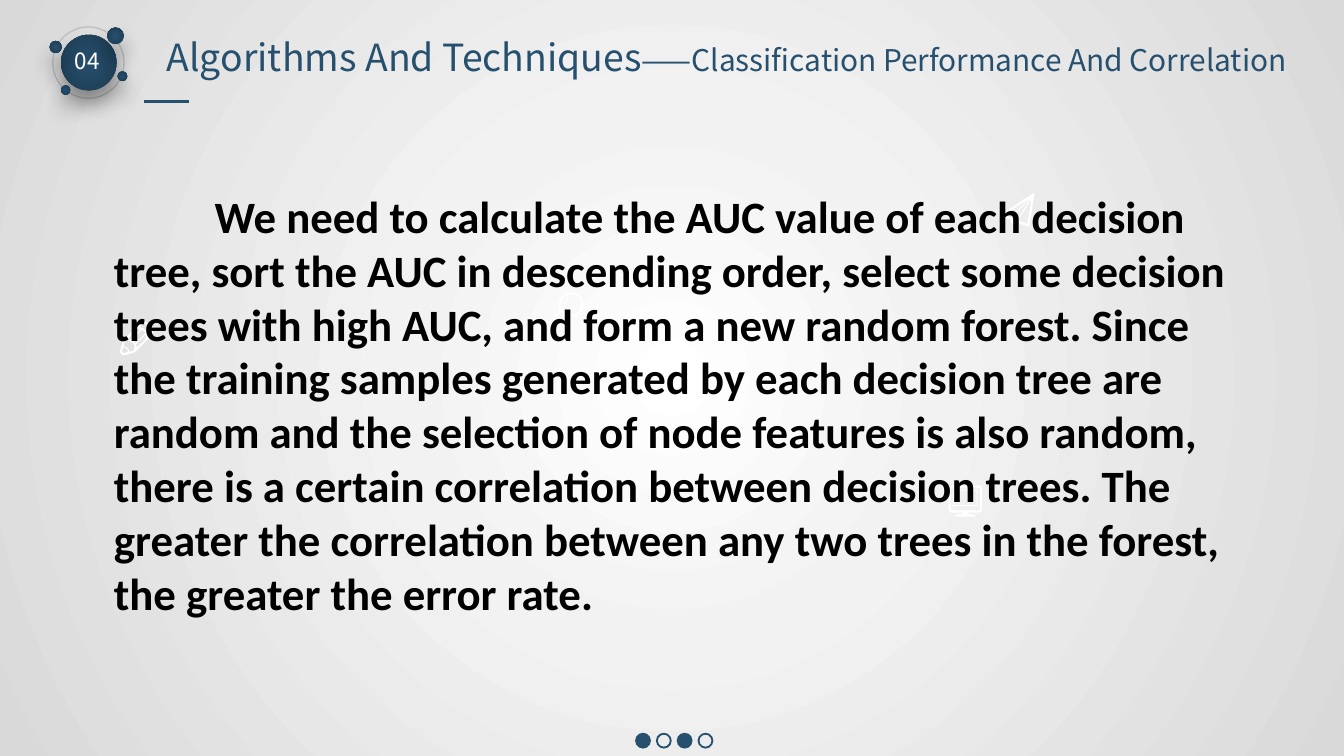
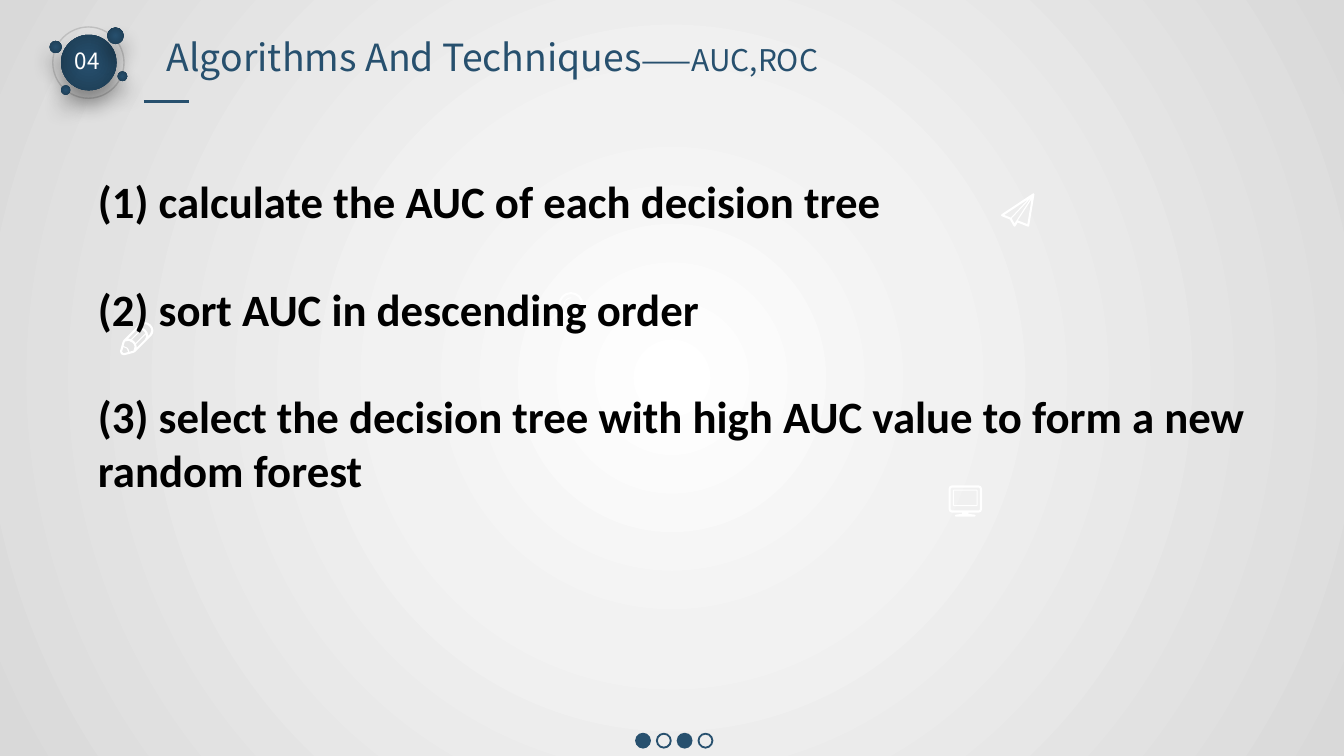
Before and after one commit to 545593069/RandomForest, a slide deck: slide 22 of group_11.pptx (slide 18 before the commit). Drawn at 1344x756 pixels with LibreOffice and Linux fonts; fonts in the diff are those of the drawing. Boxes give left, top, right and bottom in pixels: in the first picture for what was removed or moved away, otherwise in the second. Text is boxed around its words. In the diff, an @@ line names an element or a change of style, - is before the commit and + after.

```diff
--- a/group_11.pptx
+++ b/group_11.pptx
@@ text at <box>167,41,818,81</box>: text changed; size 16 to 20 pt @@
-Algorithms And Techniques——Classification Performance And Correlation
+Algorithms And Techniques——AUC,ROC
@@ text at <box>98,185,1244,488</box>: text changed @@
-We need to calculate the AUC value of each decision tree, sort the AUC in descending order, select some decision trees with high AUC, and form a new random forest. Since the training samples generated by each decision tree are random and the selection of node features is also random, there is a certain correlation between decision trees. The greater the correlation between any two trees in the forest, the greater the error rate.
+(1) calculate the AUC of each decision tree
+(2) sort AUC in descending order
+(3) select the decision tree with high AUC value to form a new random forest
```
Also in this commit, not shown: 10 other slides changed, 6 slides added, 4 other files.
